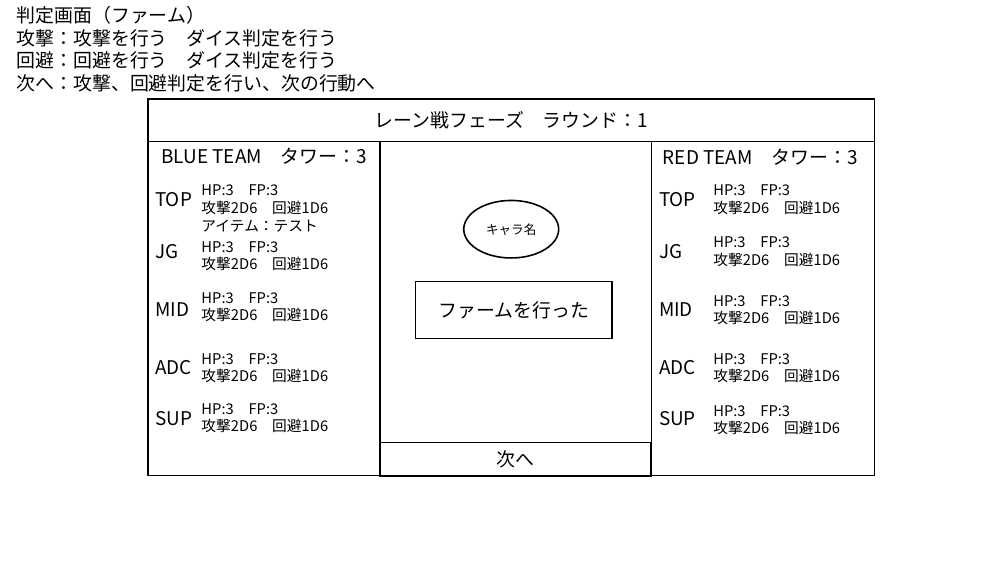
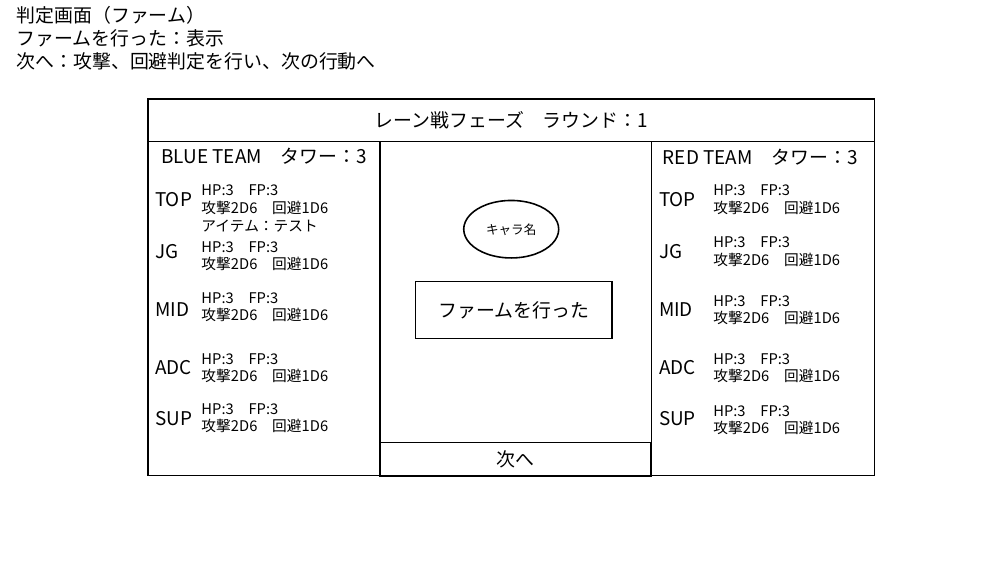
Before and after one commit to tukiguti/GMlessTRPGapp, a slide deck: slide 5 of lolTRPG/原案/簡単概要.pptx. Drawn at 1008x567 pixels with LibreOffice and Linux fonts; fonts in the diff are those of the drawing. Boxes give left, top, right and bottom in pixels: in the first picture for what was removed or moved away, otherwise in the second. Text is boxed around its words. In the diff, an @@ line names an element or a change of style, - is before the commit and + after.

Commit message:
新規作成　チーム編成まで完成

```diff
--- a/lolTRPG/原案/簡単概要.pptx
+++ b/lolTRPG/原案/簡単概要.pptx
@@ text at bbox=[17, 6, 224, 47]: text changed @@
-判定画面（ファーム）
-攻撃：攻撃を行う ダイス判定を行う
-回避：回避を行う ダイス判定を行う
+判定画面（ファーム）
+ファームを行った：表示
```
Also in this commit, not shown: 2 other slides changed, 34 other files.
